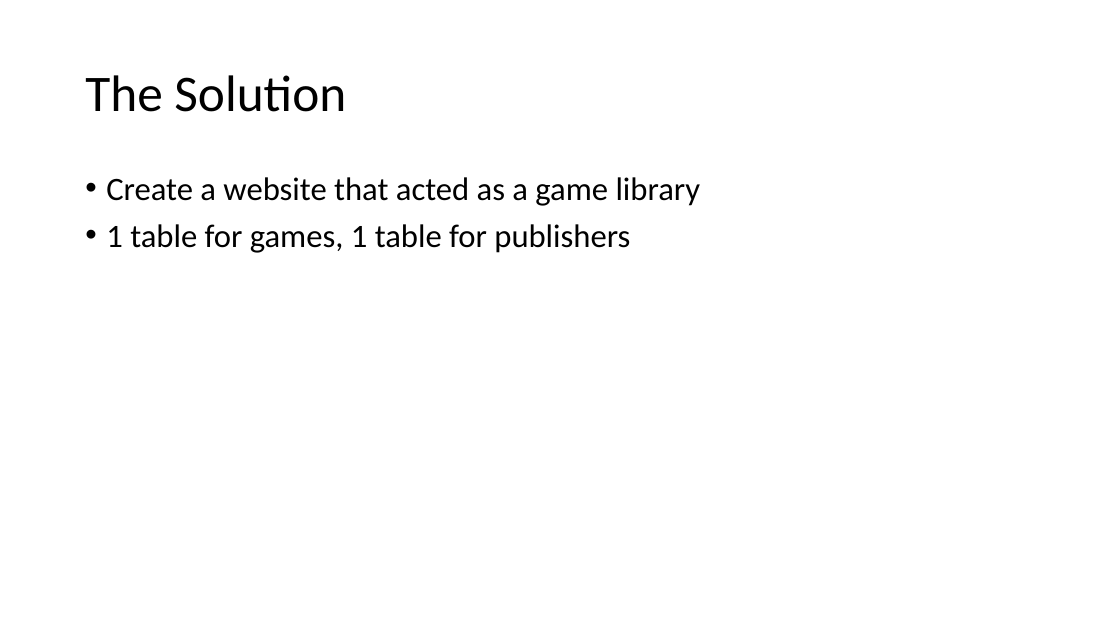
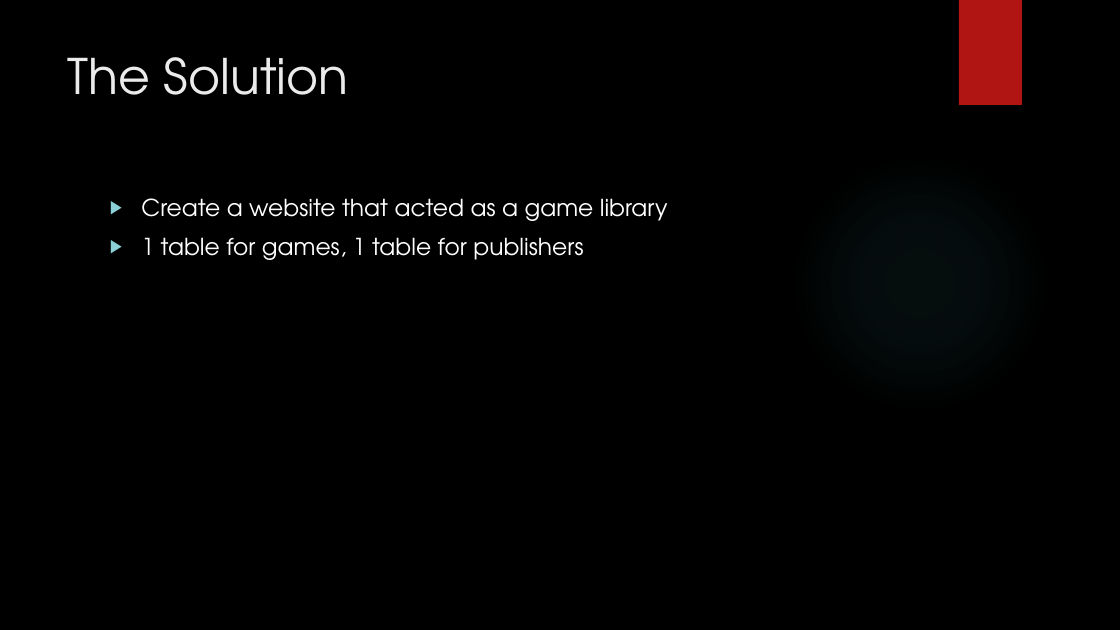
Before and after one commit to ChristopherBurns1996/1337Library, a slide deck: slide 3 of README Images/Solo Project Presentation.pptx. Drawn at 1120x630 pixels with LibreOffice and Linux fonts; fonts in the diff are those of the drawing; background and template pictures are left out. Boxes give left, top, right and bottom in pixels: in the first picture for what was removed or moved away, otherwise in the second. Text is boxed around its words. In the diff, an @@ line names an element or a change of style, - is before the commit and + after.

```diff
--- a/README Images/Solo Project Presentation.pptx
+++ b/README Images/Solo Project Presentation.pptx
@@ background #FFFFFF to picture (left out) @@
@@ rectangle added at <box>959,0,1022,105</box>, fill #B01513 @@
@@ title "The Solution": place and size @@
-title "The Solution" at <box>85,75,346,112</box>
+title "The Solution" at <box>68,57,349,95</box>
@@ title "The Solution" at <box>68,57,349,95</box>: size 44 to 42 pt, font Calibri to TeX Gyre Adventor, text colour #000000 to #EBEBEB; line spacing 0.9 to 1; vertical alignment middle to top @@
@@ ellipse added at <box>791,154,1049,413</box>, fill gradient #50B9C1 @@
@@ text "Create a website that acted ...": place and size @@
-text "Create a website that acted ..." at <box>106,177,701,253</box>
+text "Create a website that acted ..." at <box>141,198,668,260</box>
@@ text "Create a website that acted ..." at <box>141,198,668,260</box>: size 28 to 20 pt, font Calibri to TeX Gyre Adventor, text colour #000000 to #FFFFFF; bullet • to ▶; line spacing 0.9 to 1 @@
```
Also in this commit, not shown: 7 other slides changed, 3 slides added, 1 slide removed.
